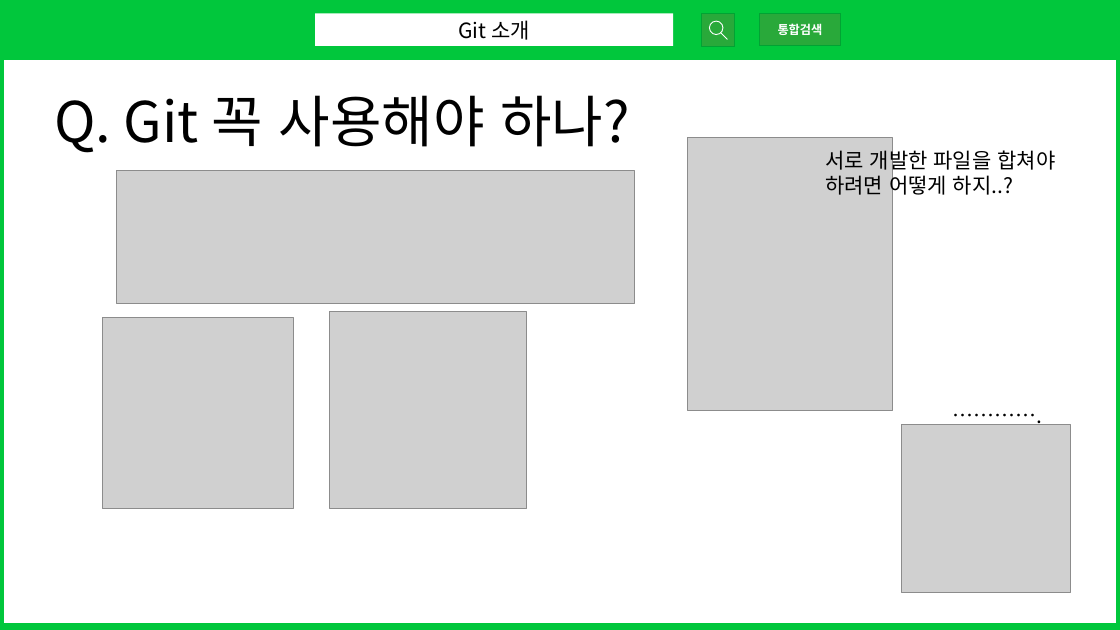
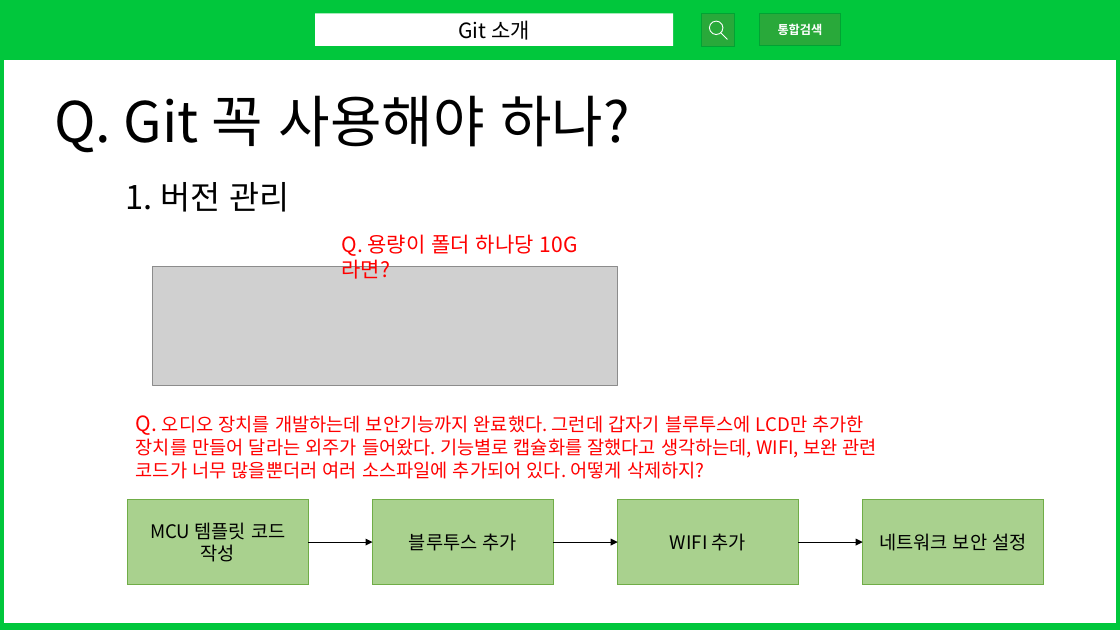
Before and after one commit to yukyung841/git_github_training, a slide deck: slide 6 of docs/git-seminar-pt.pptx (slide 4 before the commit). Drawn at 1120x630 pixels with LibreOffice and Linux fonts; fonts in the diff are those of the drawing; grey boxes stand for pictures. Boxes give left, top, right and bottom in pixels: in the first picture for what was removed or moved away, otherwise in the second. Text is boxed around its words. In the diff, an @@ line names an element or a change of style, - is before the commit and + after.

Commit message:
1장 깃 소개 관련 포스트 및 ppt 내용 수정

```diff
--- a/docs/git-seminar-pt.pptx
+++ b/docs/git-seminar-pt.pptx
@@ picture removed at <box>688,138,893,411</box> @@
@@ text removed at <box>825,147,1055,198</box> @@
-서로 개발한 파일을 합쳐야 하려면 어떻게 하지..?
@@ text added at <box>126,182,289,212</box>, 28 pt, text #000000 @@
+1. 버전 관리
@@ text added at <box>341,234,534,256</box>, 18 pt, text #FF0000 @@
+Q. 용량이 폴더 하나당 10G라면?
@@ picture: place and size @@
-picture at <box>117,171,634,303</box>
+picture at <box>153,266,618,386</box>
@@ picture removed at <box>103,318,293,508</box> @@
@@ picture removed at <box>330,312,527,508</box> @@
@@ text added at <box>136,415,877,479</box>, 16 pt, text #FF0000 @@
+Q. 오디오 장치를 개발하는데 보안기능까지 완료했다. 그런데 갑자기 블루투스에 LCD만 추가한 장치를 만들어 달라는 외주가 들어왔다. 기능별로 캡슐화를 잘했다고 생각하는데, WIFI, 보완 관련 코드가 너무 많을뿐더러 여러 소스파일에 추가되어 있다. 어떻게 삭제하지?
@@ text removed at <box>944,398,1120,432</box> @@
-………….
@@ picture removed at <box>902,424,1070,593</box> @@
@@ rectangle added at <box>128,499,308,585</box>, fill #A9D18E, outline #70AD47 1 pt, 16 pt, text #000000 @@
+MCU 템플릿 코드 작성
@@ rectangle added at <box>373,499,554,585</box>, fill #A9D18E, outline #70AD47 1 pt, 16 pt, text #000000 @@
+블루투스 추가
@@ rectangle added at <box>618,499,798,585</box>, fill #A9D18E, outline #70AD47 1 pt, 16 pt, text #000000 @@
+WIFI 추가
@@ rectangle added at <box>863,499,1044,585</box>, fill #A9D18E, outline #70AD47 1 pt, 16 pt, text #000000 @@
+네트워크 보안 설정
@@ arrow added from (308, 542) to (373, 542), #000000 0.5 pt @@
@@ arrow added from (554, 542) to (618, 542), #000000 0.5 pt @@
@@ arrow added from (798, 542) to (863, 542), #000000 0.5 pt @@
```
Also in this commit, not shown: 6 other slides changed, 3 slides added, 13 other files.
